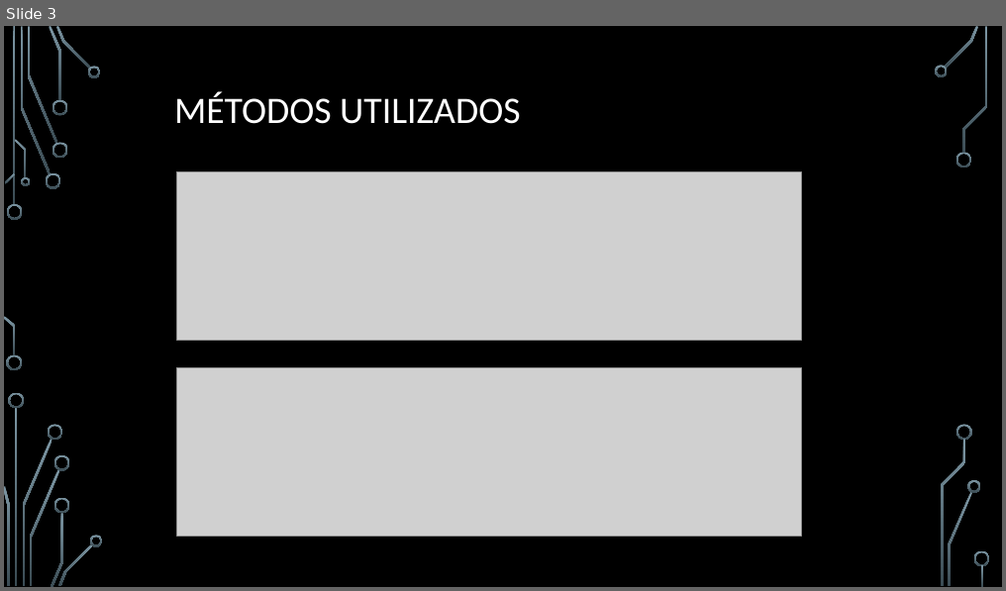
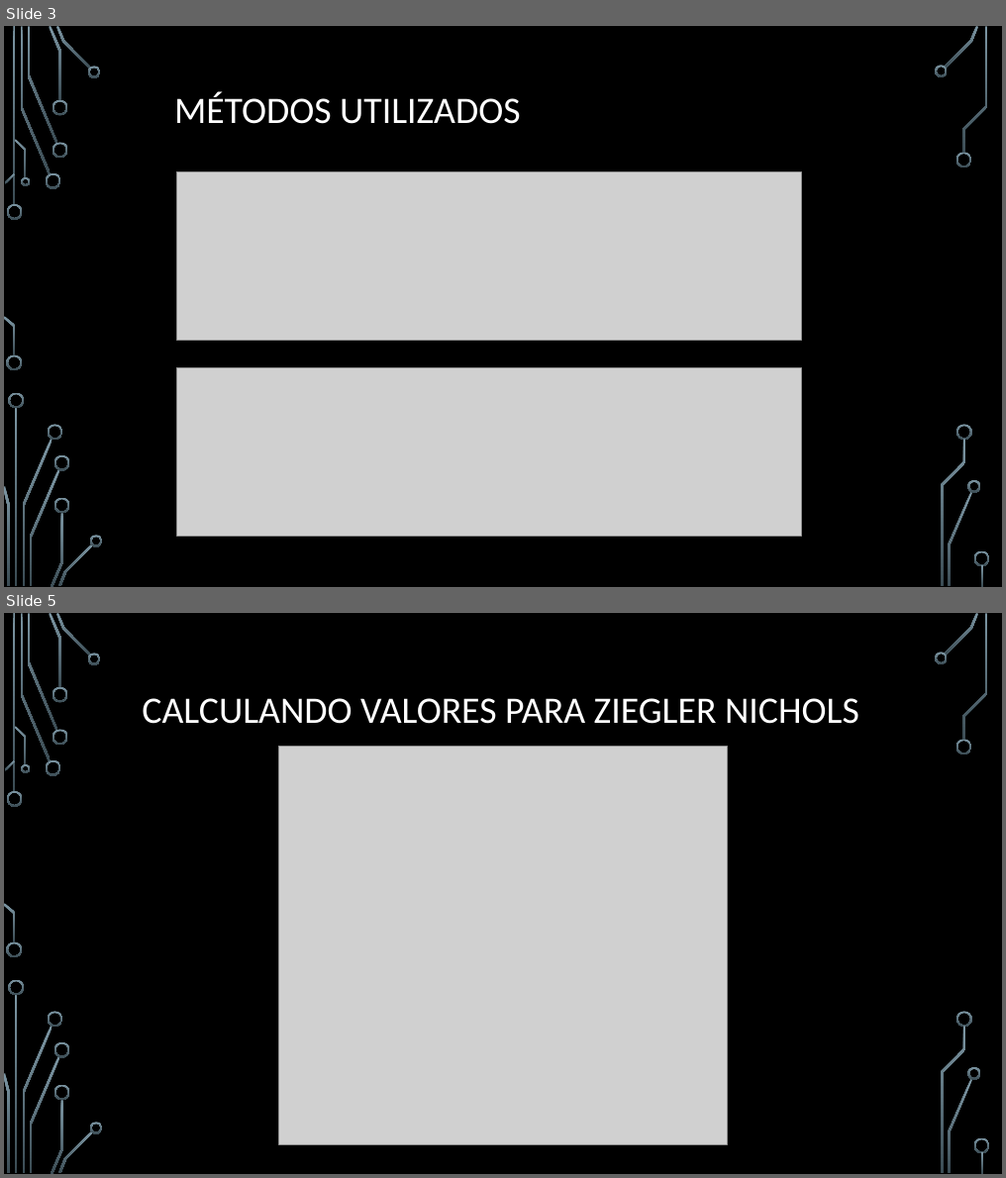
Before and after one commit to MathCarv/C213, a slide deck: documents/Trabalho de Sistemas Embarcados (C213).pptx. Shown one above the other, each under a label of ours: slide 3 before the commit, slides 3 and 5 after it; the slides between them are not shown. The pictures are 1006x591 and 1006x1178 pixels, drawn with LibreOffice and Linux fonts; fonts in the diff are those of the drawing; grey boxes stand for pictures; background and template pictures are left out. Boxes give left, top, right and bottom in pixels: in the first picture for what was removed or moved away, otherwise in the second. Text is boxed around its words. In the diff, an @@ line names an element or a change of style, - is before the commit and + after.

```diff
--- a/documents/Trabalho de Sistemas Embarcados (C213).pptx
+++ b/documents/Trabalho de Sistemas Embarcados (C213).pptx
@@ slide 5 added at <box>4,613,1002,1174</box>, background picture (left out); not listed: 36 template elements that a slide beside it also shows @@
@@ title added at <box>142,698,859,724</box>, 36 pt, text #FFFFFF @@
+CALCULANDO VALORES PARA ZIEGLER NICHOLS
@@ picture added at <box>279,747,728,1145</box> @@
```
Also in this commit, not shown: 9 other slides added, 1 slide removed, 9 other files.
